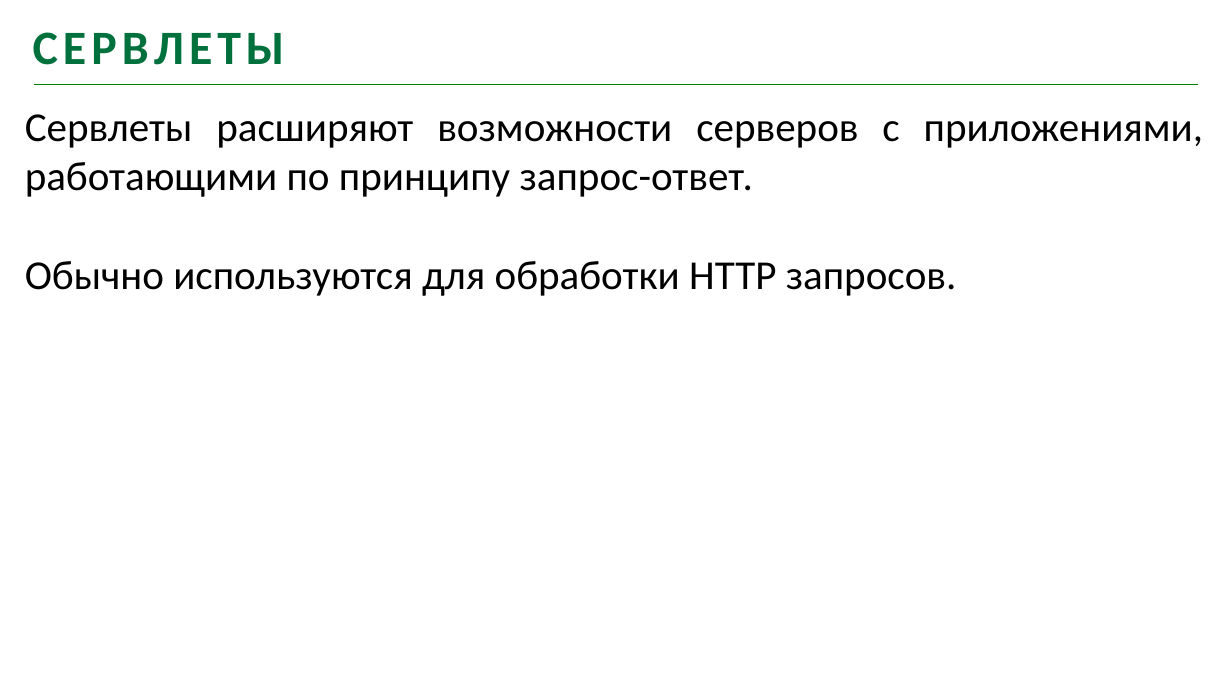
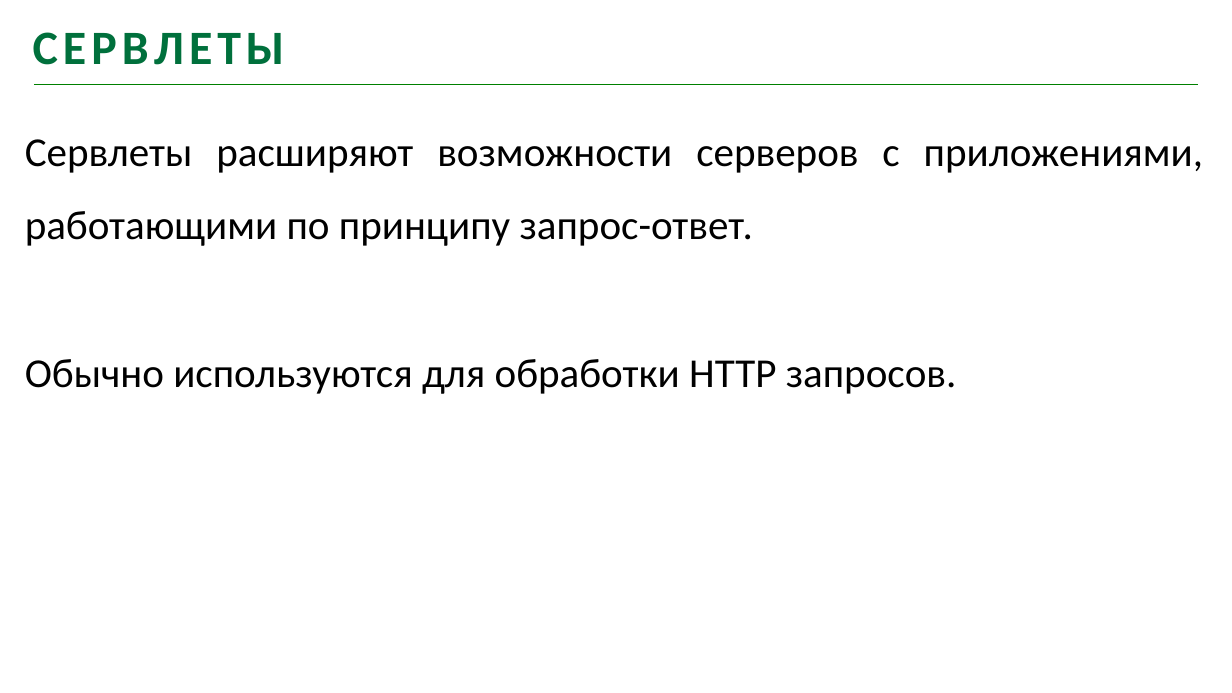
Before and after one commit to youhavebeenforked/JavaSchoolCourse, a slide deck: slide 5 of lessons/19_AppServers_Servlets_SpringMVC/Spring Web MCV framework.all.pptx. Drawn at 1232x693 pixels with LibreOffice and Linux fonts; fonts in the diff are those of the drawing; background and template pictures are left out. Boxes give left, top, right and bottom in pixels: in the first picture for what was removed or moved away, otherwise in the second. Text is boxed around its words. In the diff, an @@ line names an element or a change of style, - is before the commit and + after.

Commit message:
Работа в классе

```diff
--- a/lessons/19_AppServers_Servlets_SpringMVC/Spring Web MCV framework.all.pptx
+++ b/lessons/19_AppServers_Servlets_SpringMVC/Spring Web MCV framework.all.pptx
@@ text "Сервлеты расширяют возможности серверов с ..." at box(25, 139, 1203, 394): line spacing 1 to 1.5 @@
```
Also in this commit, not shown: 3 other slides changed, 25 other files.
